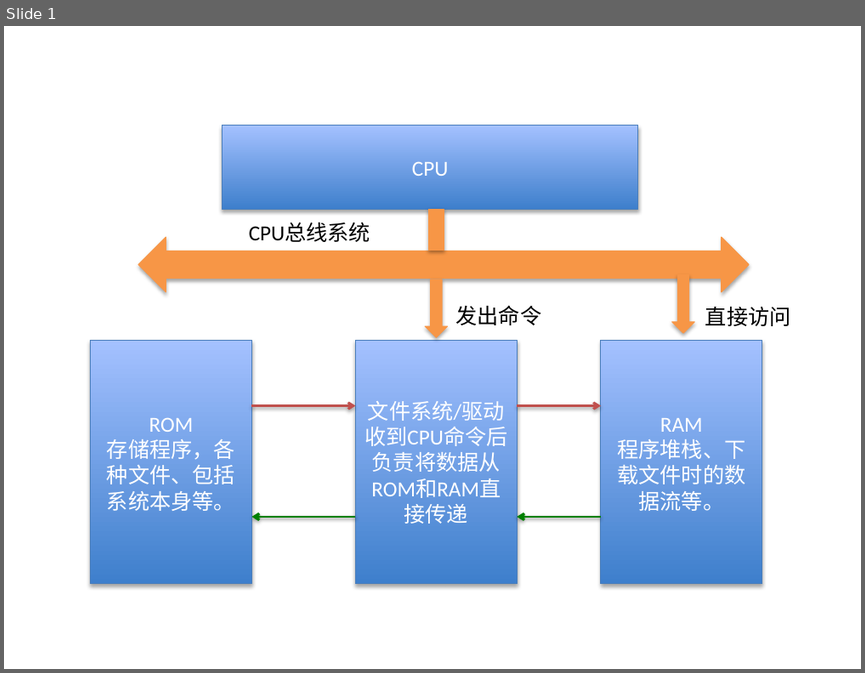
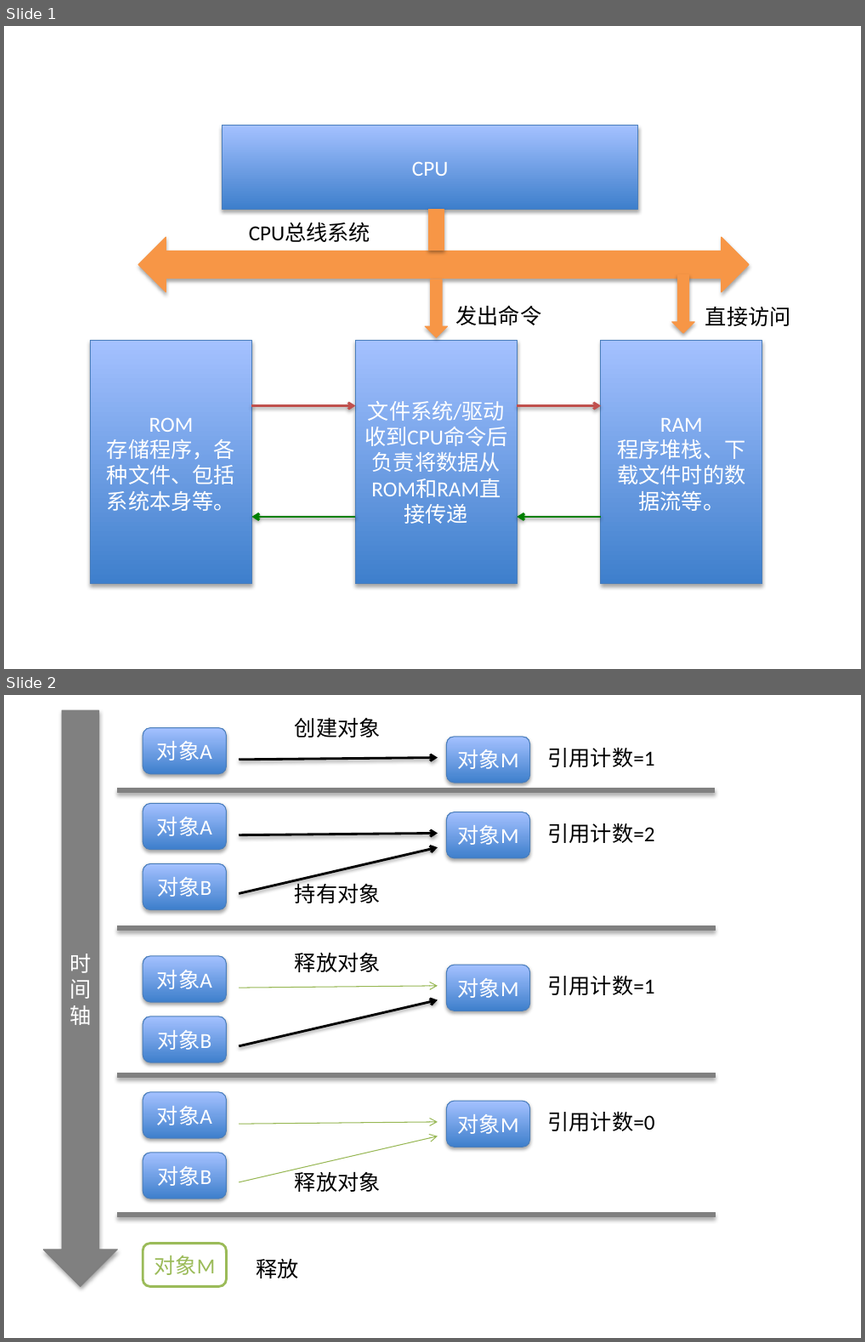
Before and after one commit to wnkpzzz/CZBlogResources, a slide deck: 内存管理.pptx. Shown one above the other, each under a label of ours: slide 1 before the commit, slides 1 and 2 after it. The pictures are 865x673 and 865x1342 pixels, drawn with LibreOffice and Linux fonts; fonts in the diff are those of the drawing. Boxes give left, top, right and bottom in pixels: in the first picture for what was removed or moved away, otherwise in the second. Text is boxed around its words. In the diff, an @@ line names an element or a change of style, - is before the commit and + after.

```diff
--- a/内存管理.pptx
+++ b/内存管理.pptx
@@ slide 2 added at box(4, 695, 861, 1338), background #FFFFFF @@
@@ down arrow added at box(43, 710, 117, 1287), fill #808080, outline #7F7F7F 0.75 pt, 18 pt, text #FFFFFF @@
+时间轴
@@ text added at box(295, 717, 381, 737), 18 pt, text #000000 @@
+创建对象
@@ rounded rectangle added at box(143, 727, 226, 774), fill gradient #3F80CE to #A4C4FF, outline #4B7EBC 0.75 pt, 18 pt, text #FFFFFF @@
+对象A
@@ rounded rectangle added at box(446, 736, 529, 783), fill gradient #3F80CE to #A4C4FF, outline #4B7EBC 0.75 pt, 18 pt, text #FFFFFF @@
+对象M
@@ arrow added from (239, 760) to (438, 758), #000000 2 pt @@
@@ text added at box(548, 747, 655, 767), 18 pt, text #000000 @@
+引用计数=1
@@ rectangle added at box(117, 789, 715, 793), fill #808080, outline #808080 0.75 pt @@
@@ rounded rectangle added at box(143, 803, 226, 849), fill gradient #3F80CE to #A4C4FF, outline #4B7EBC 0.75 pt, 18 pt, text #FFFFFF @@
+对象A
@@ rounded rectangle added at box(446, 812, 529, 859), fill gradient #3F80CE to #A4C4FF, outline #4B7EBC 0.75 pt, 18 pt, text #FFFFFF @@
+对象M
@@ arrow added from (239, 834) to (438, 833), #000000 2 pt @@
@@ arrow added from (239, 894) to (438, 847), #000000 2 pt @@
@@ text added at box(548, 823, 655, 843), 18 pt, text #000000 @@
+引用计数=2
@@ rounded rectangle added at box(143, 864, 226, 910), fill gradient #3F80CE to #A4C4FF, outline #4B7EBC 0.75 pt, 18 pt, text #FFFFFF @@
+对象B
@@ text added at box(295, 879, 381, 903), 18 pt, text #000000 @@
+持有对象
@@ rectangle added at box(117, 926, 715, 930), fill #808080, outline #808080 0.75 pt @@
@@ rounded rectangle added at box(143, 955, 226, 1002), fill gradient #3F80CE to #A4C4FF, outline #4B7EBC 0.75 pt, 18 pt, text #FFFFFF @@
+对象A
@@ text added at box(295, 952, 381, 972), 18 pt, text #000000 @@
+释放对象
@@ rounded rectangle added at box(446, 965, 529, 1011), fill gradient #3F80CE to #A4C4FF, outline #4B7EBC 0.75 pt, 18 pt, text #FFFFFF @@
+对象M
@@ text added at box(548, 975, 655, 995), 18 pt, text #000000 @@
+引用计数=1
@@ arrow added from (239, 987) to (438, 986), #98B955 0.75 pt @@
@@ arrow added from (239, 1046) to (438, 1000), #000000 2 pt @@
@@ rounded rectangle added at box(143, 1016, 226, 1062), fill gradient #3F80CE to #A4C4FF, outline #4B7EBC 0.75 pt, 18 pt, text #FFFFFF @@
+对象B
@@ rectangle added at box(117, 1073, 715, 1077), fill #808080, outline #808080 0.75 pt @@
@@ rounded rectangle added at box(143, 1092, 226, 1138), fill gradient #3F80CE to #A4C4FF, outline #4B7EBC 0.75 pt, 18 pt, text #FFFFFF @@
+对象A
@@ rounded rectangle added at box(446, 1100, 529, 1146), fill gradient #3F80CE to #A4C4FF, outline #4B7EBC 0.75 pt, 18 pt, text #FFFFFF @@
+对象M
@@ arrow added from (239, 1123) to (438, 1122), #98B955 0.75 pt @@
@@ text added at box(548, 1111, 655, 1131), 18 pt, text #000000 @@
+引用计数=0
@@ rounded rectangle added at box(143, 1152, 226, 1199), fill gradient #3F80CE to #A4C4FF, outline #4B7EBC 0.75 pt, 18 pt, text #FFFFFF @@
+对象B
@@ arrow added from (239, 1182) to (438, 1136), #98B955 0.75 pt @@
@@ text added at box(295, 1168, 381, 1191), 18 pt, text #000000 @@
+释放对象
@@ rectangle added at box(117, 1213, 715, 1217), fill #808080, outline #808080 0.75 pt @@
@@ rounded rectangle added at box(143, 1243, 226, 1287), fill #FFFFFF, outline #9BBB59 2 pt, 18 pt, text #9BBB59 @@
+对象M
@@ text added at box(256, 1259, 298, 1278), 18 pt, text #000000 @@
+释放
```
Also in this commit, not shown: 1 other file.
